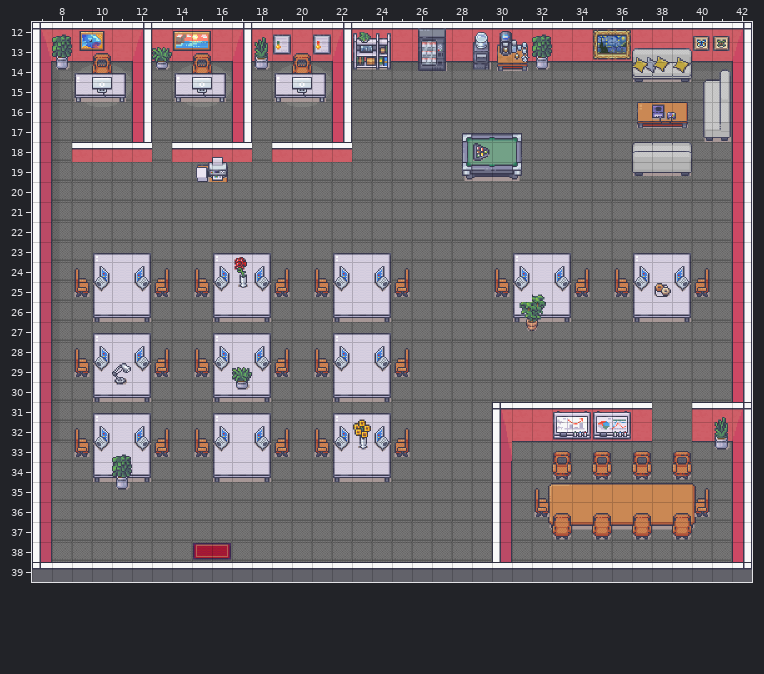
Two states of a Tiled map (JSON), maps/map.tmj. Above is the file before it was changed.
Cells are 32x32 px. Shown: x 7..42, y 12..39.
The result:
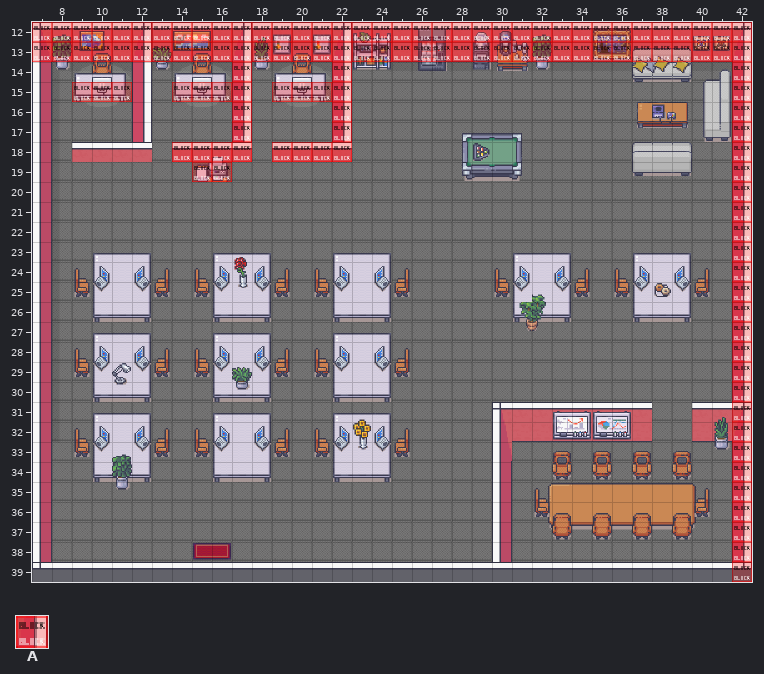
Key: from "Chunk 1": A 203.
_ is an empty cell, . an unchanged one.
See-through tiles are keyed as they look on the map.
Change:
--- layer "Collision/Tile Layer 6"
@@ x 7..42 @@
-12 ____________________________________
-13 ____________________________________
-14 .........._...._..................._
-15 ..___..____.____..................._
-16 .........._...._..................._
-17 .........._...._..................._
-18 .......____.____..................._
-19 ........__........................._
-20 ..................................._
-21 ..................................._
-22 ..................................._
-23 ..................................._
-24 ..................................._
-25 ..................................._
-26 ..................................._
-27 ..................................._
-28 ..................................._
-29 ..................................._
-30 ..................................._
-31 ..................................._
-32 ..................................._
-33 ..................................._
-34 ..................................._
-35 ..................................._
-36 ..................................._
-37 ..................................._
-38 ..................................._
-39 ..................................._
+12 AAAAAAAAAAAAAAAAAAAAAAAAAAAAAAAAAAAA
+13 AAAAAAAAAAAAAAAAAAAAAAAAAAAAAAAAAAAA
+14 ..........A....A...................A
+15 ..AAA..AAAA.AAAA...................A
+16 ..........A....A...................A
+17 ..........A....A...................A
+18 .......AAAA.AAAA...................A
+19 ........AA.........................A
+20 ...................................A
+21 ...................................A
+22 ...................................A
+23 ...................................A
+24 ...................................A
+25 ...................................A
+26 ...................................A
+27 ...................................A
+28 ...................................A
+29 ...................................A
+30 ...................................A
+31 ...................................A
+32 ...................................A
+33 ...................................A
+34 ...................................A
+35 ...................................A
+36 ...................................A
+37 ...................................A
+38 ...................................A
+39 ...................................A
Pixel boxes of the changes (left, top, right, bottom) in both pictures:
added: (32, 22, 752, 582)
